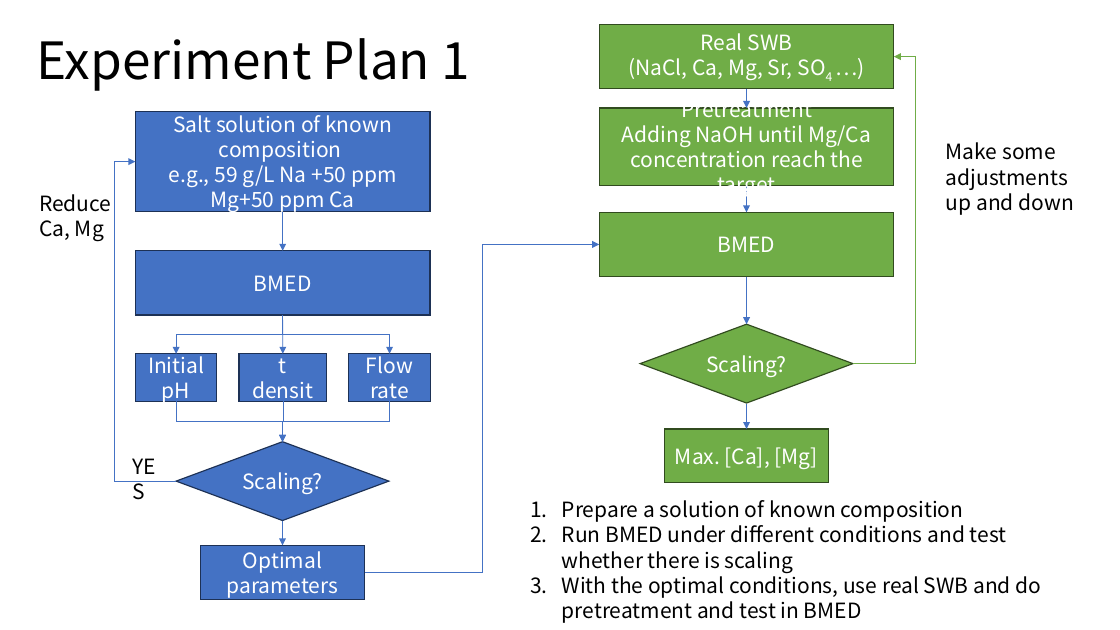
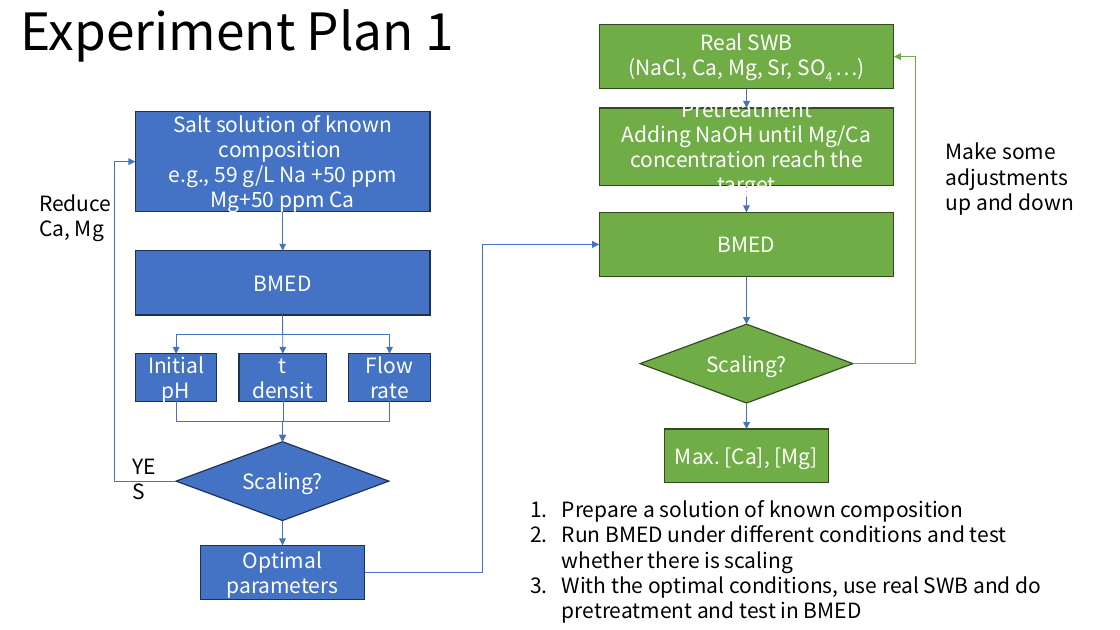
Before and after one commit to nyq-chalsea/Report_Yuqin, a slide deck: slide 1 of Plan.pptx. Drawn at 1120x630 pixels with LibreOffice and Linux fonts; fonts in the diff are those of the drawing. Boxes give left, top, right and bottom in pixels: in the first picture for what was removed or moved away, otherwise in the second. Text is boxed around its words. In the diff, an @@ line names an element or a change of style, - is before the commit and + after.

```diff
--- a/Plan.pptx
+++ b/Plan.pptx
@@ title "Experiment Plan 1" moved from (x1=37, y1=38, x2=470, y2=91) to (x1=20, y1=9, x2=454, y2=62) @@
```
Also in this commit, not shown: 2 other slides changed.
